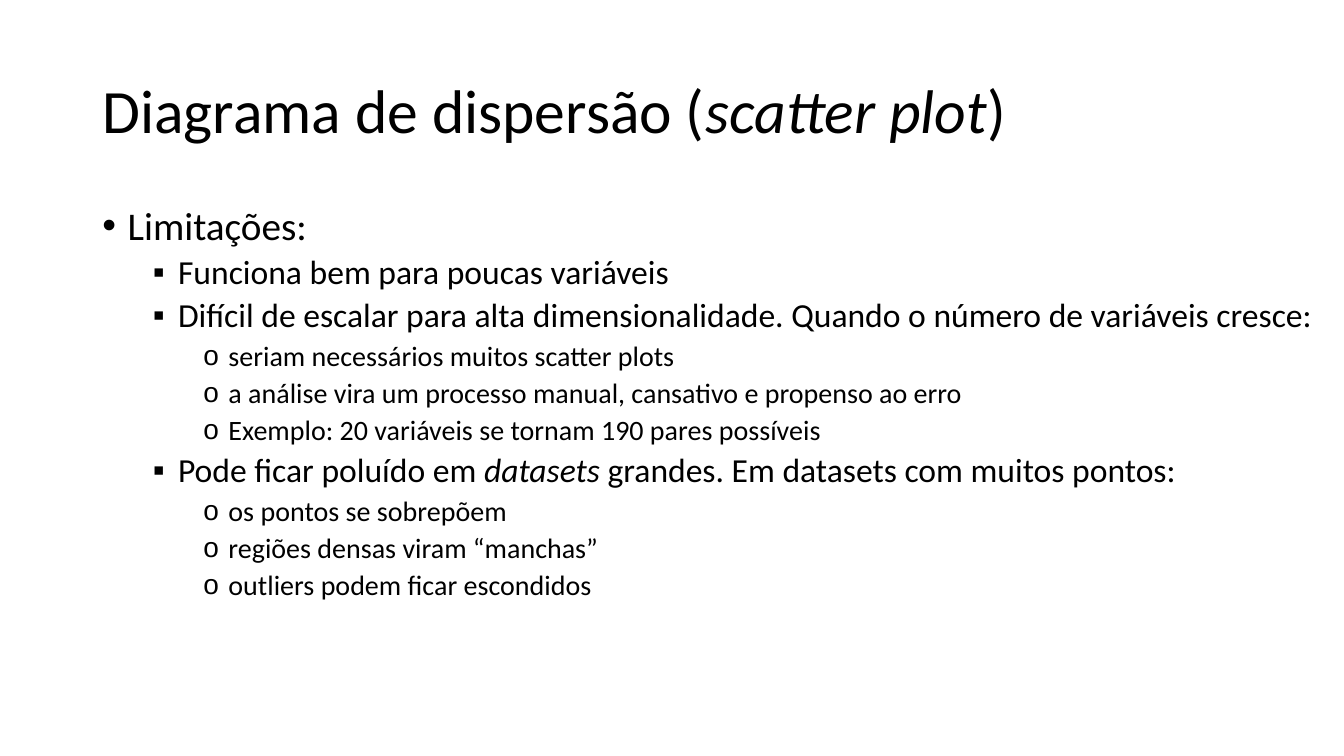
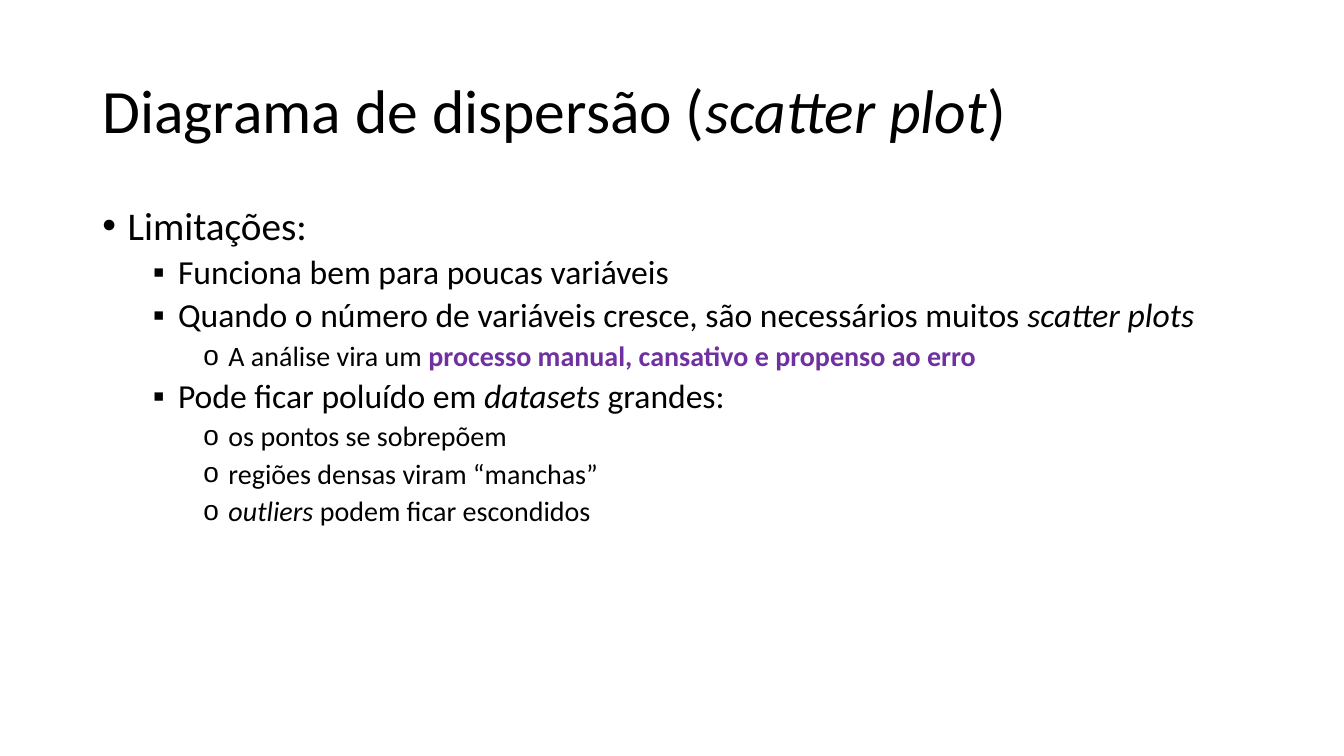
Before and after one commit to zz4fap/c24_inteligencia_artificial, a slide deck: slide 49 of slides/C24_EDA.pptx (slide 47 before the commit). Drawn at 1344x756 pixels with LibreOffice and Linux fonts; fonts in the diff are those of the drawing. Boxes give left, top, right and bottom in pixels: in the first picture for what was removed or moved away, otherwise in the second. Text is boxed around its words. In the diff, an @@ line names an element or a change of style, - is before the commit and + after.

```diff
--- a/slides/C24_EDA.pptx
+++ b/slides/C24_EDA.pptx
@@ text at (178, 303, 1195, 414): text changed @@
-  ▪ Difícil de escalar para alta dimensionalidade. Quando o número de variáveis cresce:
-    o seriam necessários muitos scatter plots
-    o a análise vira um processo manual, cansativo e propenso ao erro
-    o Exemplo: 20 variáveis se tornam 190 pares possíveis
-  ▪ Pode ficar poluído em datasets grandes. Em datasets com muitos pontos:
+  ▪ Quando o número de variáveis cresce, são necessários muitos scatter plots
+    o A análise vira um processo manual, cansativo e propenso ao erro
+  ▪ Pode ficar poluído em datasets grandes:
@@ text at (228, 501, 591, 526): italic on in "outliers" @@
```
Also in this commit, not shown: 19 other slides changed, 7 slides added, 1 other file.
